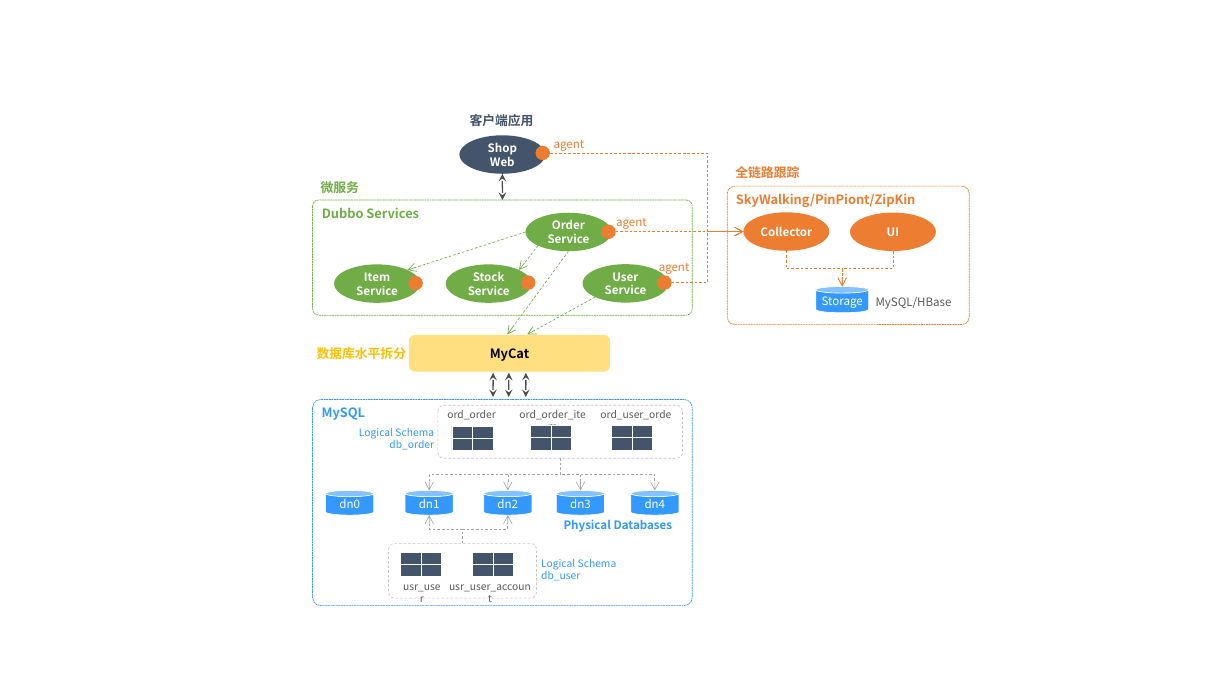
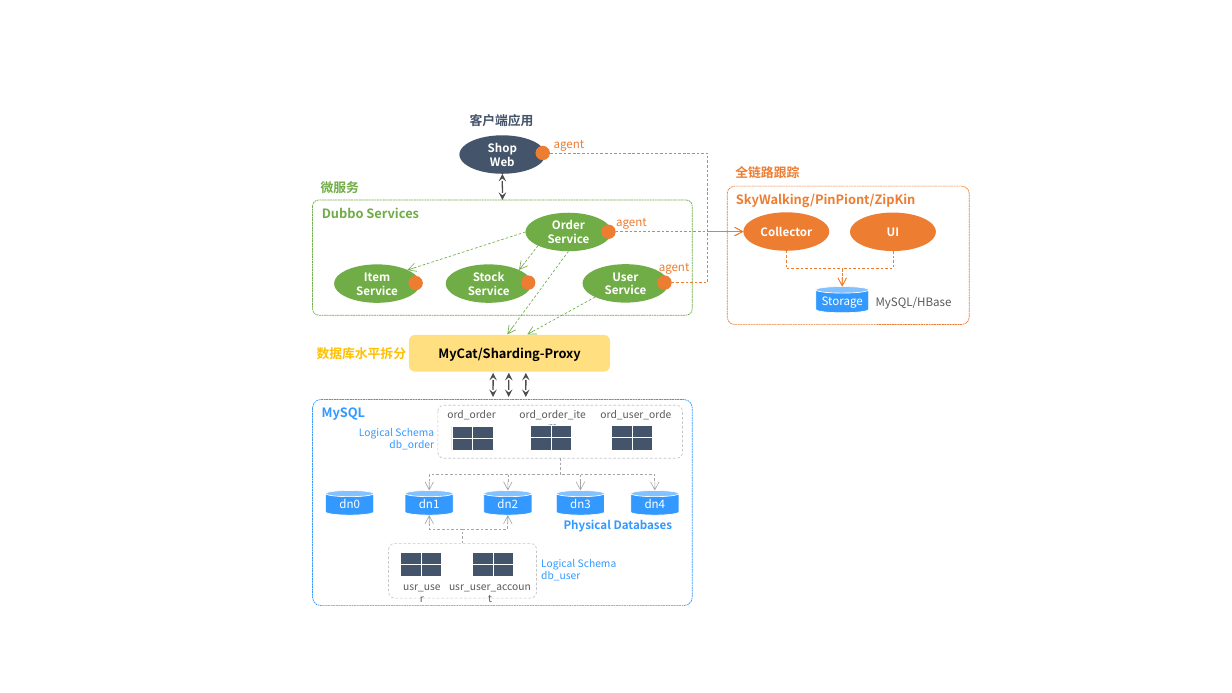
Before and after one commit to liuzhibin-cn/my-demo, a slide deck: slide 1 of docs/source.pptx. Drawn at 1232x693 pixels with LibreOffice and Linux fonts; fonts in the diff are those of the drawing. Boxes give left, top, right and bottom in pixels: in the first picture for what was removed or moved away, otherwise in the second. Text is boxed around its words. In the diff, an @@ line names an element or a change of style, - is before the commit and + after.

```diff
--- a/docs/source.pptx
+++ b/docs/source.pptx
@@ text in rounded rectangle at box(438, 347, 580, 361): text changed @@
-MyCat
+MyCat/Sharding-Proxy
```
Also in this commit, not shown: 8 other files.
